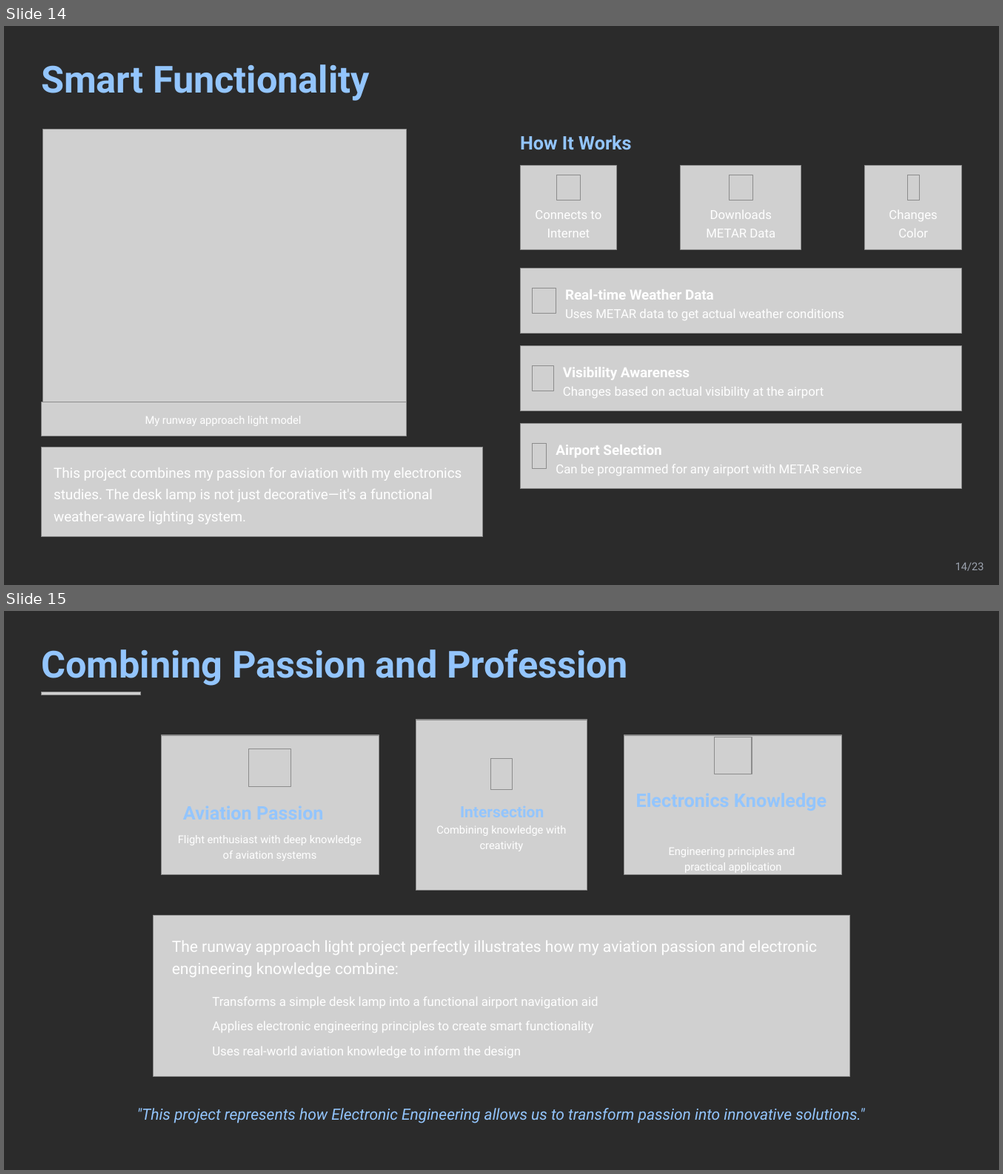
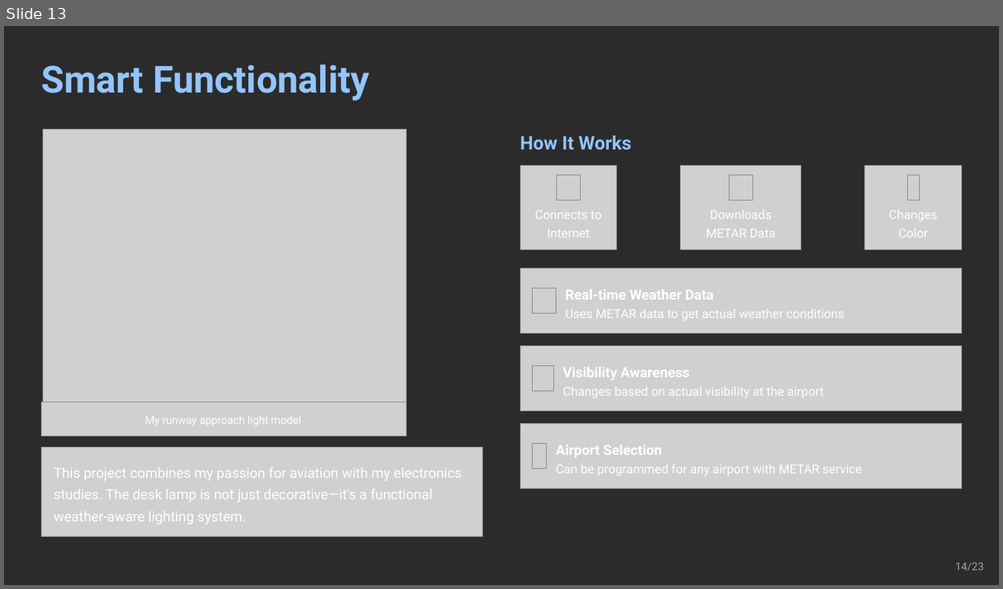
Before and after one commit to WuHanqing2005/wuhanqing2005.github.io, a slide deck: resource/Introduction to Electronic Engineering.pptx. Shown one above the other, each under a label of ours: slides 14 and 15 before the commit, slide 13 after it. The pictures are 1003x1174 and 1003x589 pixels, drawn with LibreOffice and Linux fonts; fonts in the diff are those of the drawing; grey boxes stand for pictures; background and template pictures are left out; a plain dark background stands for a picture behind light text. Boxes give left, top, right and bottom in pixels: in the first picture for what was removed or moved away, otherwise in the second. Text is boxed around its words. In the diff, an @@ line names an element or a change of style, - is before the commit and + after.

Commit message:
new PPT

```diff
--- a/resource/Introduction to Electronic Engineering.pptx
+++ b/resource/Introduction to Electronic Engineering.pptx
@@ slide 15 removed at (x1=4, y1=611, x2=999, y2=1170), background picture (left out) @@
@@ text removed at (x1=41, y1=649, x2=628, y2=686) @@
-Combining Passion and Profession
@@ picture removed at (x1=41, y1=692, x2=141, y2=695) @@
@@ picture removed at (x1=416, y1=720, x2=586, y2=891) @@
@@ picture removed at (x1=161, y1=735, x2=378, y2=876) @@
@@ picture removed at (x1=624, y1=735, x2=842, y2=876) @@
@@ picture removed at (x1=714, y1=737, x2=751, y2=775) @@
@@ picture removed at (x1=249, y1=749, x2=290, y2=786) @@
@@ picture removed at (x1=491, y1=759, x2=512, y2=790) @@
@@ text removed at (x1=636, y1=786, x2=830, y2=836) @@
-Electronics Knowledge
@@ text removed at (x1=429, y1=799, x2=575, y2=820) @@
-Intersection
@@ text removed at (x1=436, y1=826, x2=566, y2=851) @@
-Combining knowledge with creativity
@@ text removed at (x1=178, y1=835, x2=361, y2=861) @@
-Flight enthusiast with deep knowledge of aviation systems
@@ text removed at (x1=669, y1=847, x2=794, y2=873) @@
-Engineering principles and
-practical application
@@ picture removed at (x1=153, y1=915, x2=849, y2=1077) @@
@@ text removed at (x1=172, y1=940, x2=817, y2=977) @@
-The runway approach light project perfectly illustrates how my aviation passion and electronic engineering knowledge combine:
@@ text removed at (x1=603, y1=941, x2=715, y2=955) @@
-Aviation Passion
@@ text removed at (x1=212, y1=997, x2=598, y2=1008) @@
-Transforms a simple desk lamp into a functional airport navigation aid
@@ text removed at (x1=212, y1=1022, x2=593, y2=1033) @@
-Applies electronic engineering principles to create smart functionality
@@ text removed at (x1=212, y1=1047, x2=521, y2=1058) @@
-Uses real-world aviation knowledge to inform the design
@@ text removed at (x1=137, y1=1108, x2=864, y2=1124) @@
-"This project represents how Electronic Engineering allows us to transform passion into innovative solutions."
@@ what was slide 14 is now slide 13 @@
```
Also in this commit, not shown: 2 other slides removed, 9 other files.
